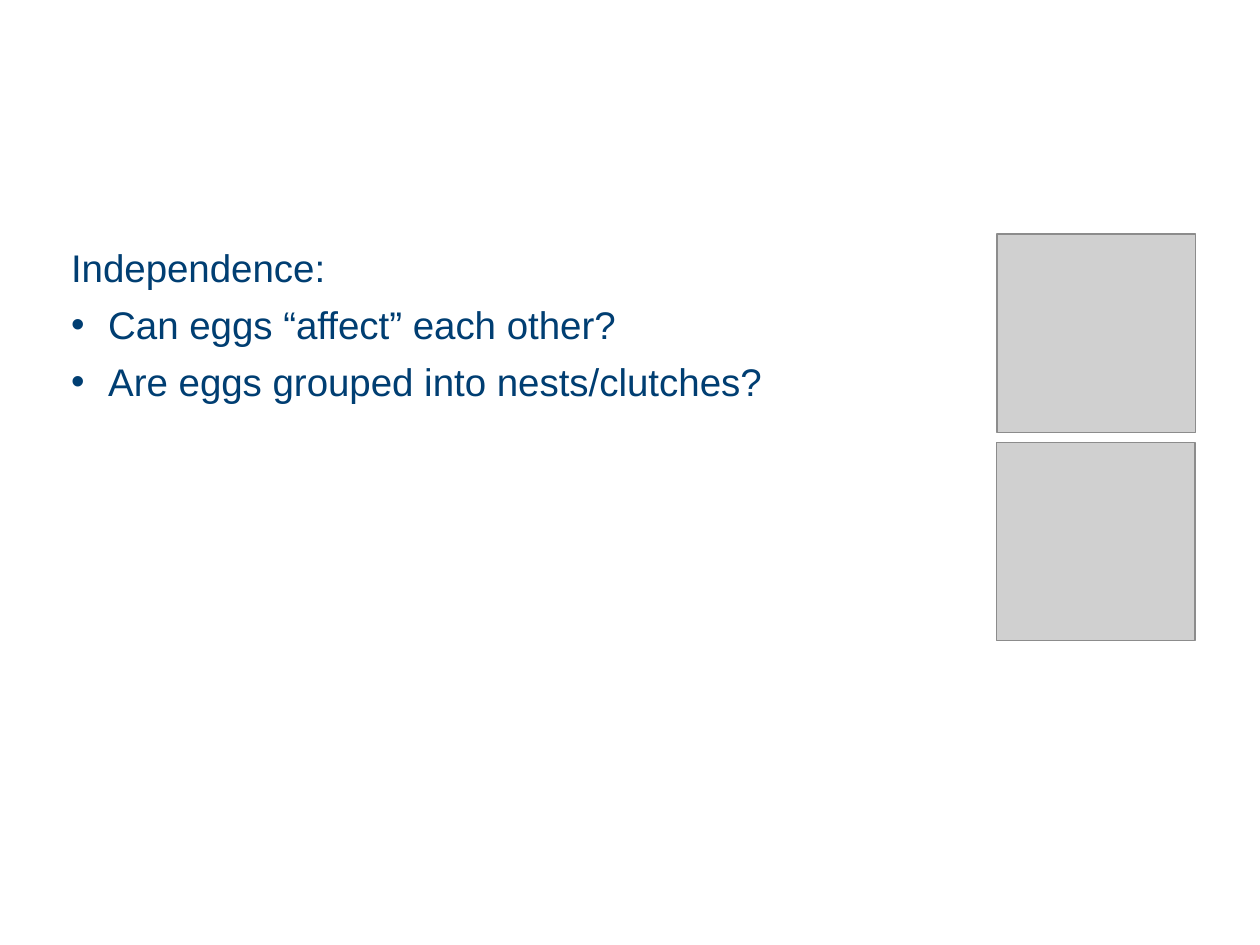
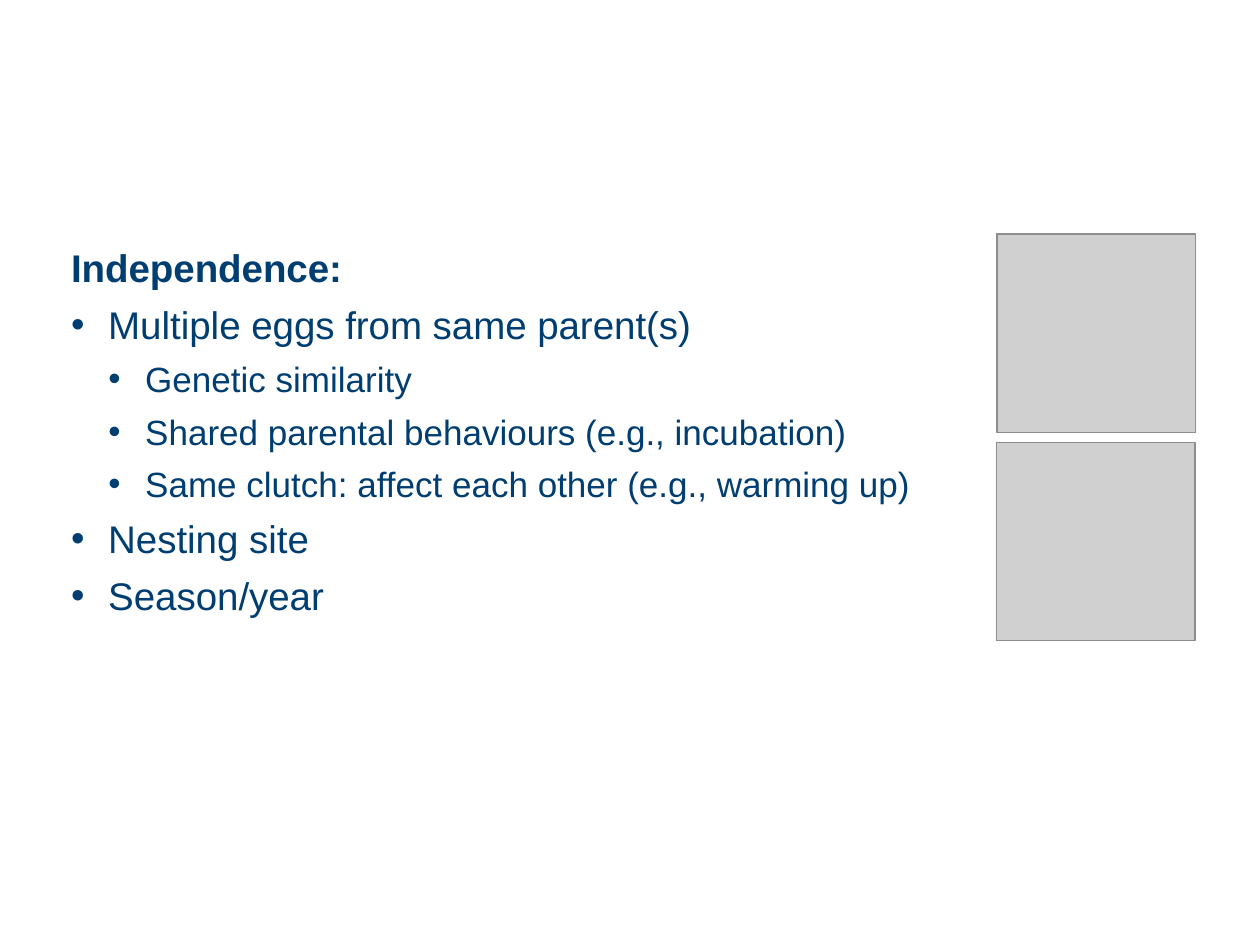
Before and after one commit to cambiotraining/stats-survival-analysis, a slide deck: slide 61 of survival-analysis-draft.pptx (slide 62 before the commit). Drawn at 1260x945 pixels with LibreOffice and Linux fonts; fonts in the diff are those of the drawing; grey boxes stand for pictures; background and template pictures are left out. Boxes give left, top, right and bottom in pixels: in the first picture for what was removed or moved away, otherwise in the second. Text is boxed around its words. In the diff, an @@ line names an element or a change of style, - is before the commit and + after.

```diff
--- a/survival-analysis-draft.pptx
+++ b/survival-analysis-draft.pptx
@@ text at [71, 254, 342, 290]: bold on in "Independence:" @@
@@ text at [108, 311, 910, 618]: text changed; size 22 to 20 pt @@
-• Can eggs “affect” each other?
-• Are eggs grouped into nests/clutches?
+• Multiple eggs from same parent(s)
+  • Genetic similarity
+  • Shared parental behaviours (e.g., incubation)
+  • Same clutch: affect each other (e.g., warming up)
+• Nesting site
+• Season/year
```
Also in this commit, not shown: 13 other slides changed, 20 slides added, 6 slides removed, 33 other files.
